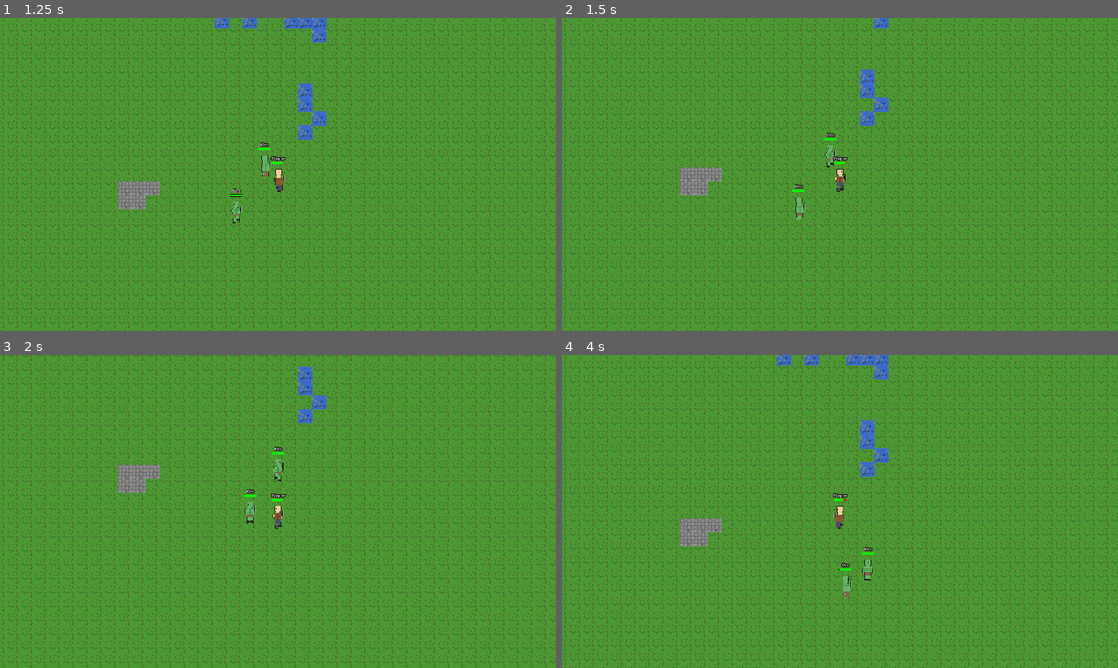
Above: before the commit, frames 1-4 (two rows, left to right).
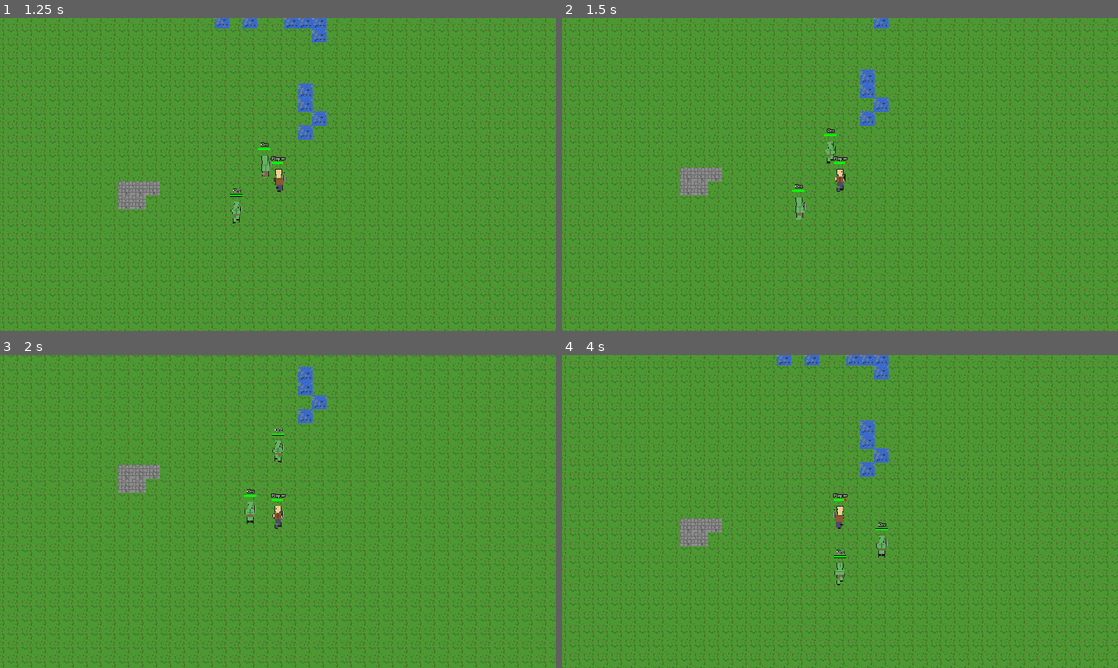
Above: after the commit, the same moments.

Repository: mattzanco/Trithia
Game: Godot game, scene res://scenes/main.tscn
The game is run twice, just before and just after one commit, with the same random seed, the same clock (stepped at 60 frames per second) and the same inputs.
Inputs (mouse positions are in pixels of both pictures, inside the frame that each line leads up to):
- Up to frame 1 (1.25 s): move the mouse to (400, 158) at 0.52 s; hold D (move_right) from 0.53 s (still down); hold Ctrl from 0.53 s (still down); click (400, 158) at 0.67 s
- Up to frame 2 (1.5 s): move the mouse to (728, 190) at 1.27 s; release D (move_right) at 1.28 s; release Ctrl at 1.28 s; hold S (move_down) from 1.28 s (still down); tap Ctrl at 1.35 s
- Up to frame 3 (2 s): keep holding S (move_down)
- Up to frame 4 (4 s): move the mouse to (895, 442) at 2.02 s; release S (move_down) at 2.03 s; hold D (move_right) 2.03-2.78 s; hold Ctrl 2.03-2.78 s; move the mouse to (812, 574) at 2.77 s; hold W (move_up) 2.78-3.53 s; tap Ctrl at 2.85 s; click (812, 574) at 2.92 s; move the mouse to (1006, 558) at 3.52 s; hold A (move_left) from 3.53 s (still down); hold Ctrl from 3.53 s (still down)

Frame 1 is identical in both runs. In frame 2, 0.1% of the frame differs, in the area x 47-50%, y 35-48%; in frame 3, 0.2%; in frame 4, 0.5%, in the area x 48-59%, y 46-78%.

Commit message:
Improve orc pathfinding with smooth transitions and stuck prevention
- Implement path recalculation only when player moves to new tile
- Add direction lock timer to prevent rapid facing changes (flashing)
- Implement stuck detection with cooldown system
- Add last_confirmed_position tracking to prevent teleporting
- Remove path preservation logic for most direct routing
- Add grid alignment enforcement on movement cancellation
- Bypass cooldown when player steps away from combat
- Prevent orcs from occupying same tile with race condition checks
- Remove movement cancellation to eliminate visible snapping

Diff:
--- a/scripts/orc.gd
+++ b/scripts/orc.gd
@@ -33,6 +33,9 @@
 var last_tile_position = Vector2.ZERO  # Track which tile orc is currently on
 var tile_stuck_timer = 0.0  # How long orc has been on current tile
 var max_tile_stuck_time = 0.5  # Max seconds to stay on same tile (roughly 2 movement intervals)
+var stuck_cooldown = 0.0  # Cooldown after detecting stuck state
+var direction_lock_timer = 0.0  # Prevent rapid direction changes
+var last_confirmed_position = Vector2.ZERO  # Last tile center we were confirmed at
 
 # Pathfinding stagger to prevent all orcs from pathfinding in same frame
 var pathfind_stagger = 0.0  # Offset to stagger pathfinding calls
@@ -87,6 +90,9 @@
 	)
 
 	target_position = position
+
+	# Initialize last confirmed position
+	last_confirmed_position = position
 
 	# Set random facing direction
 	var directions = [Vector2.DOWN, Vector2.UP, Vector2.LEFT, Vector2.RIGHT]
@@ -623,6 +629,32 @@
 	direction_change_timer += delta
 	# chase_path_timer is no longer used - we recalculate only when player moves tiles
 
+	# Update direction lock timer
+	if direction_lock_timer > 0.0:
+		direction_lock_timer -= delta
+
+	# Update stuck cooldown
+	if stuck_cooldown > 0.0:
+		stuck_cooldown -= delta
+
+	# Detect if orc is stuck on the same tile
+	var current_tile = (position / TILE_SIZE).floor()
+	if current_tile == last_tile_position:
+		tile_stuck_timer += delta
+	else:
+		tile_stuck_timer = 0.0
+		last_tile_position = current_tile
+
+	# If stuck for too long and not in cooldown, clear path and recalculate
+	if tile_stuck_timer > max_tile_stuck_time and stuck_cooldown <= 0.0:
+		if path_queue.size() > 0 or is_moving:
+			# We're stuck - clear everything and set cooldown
+			path_queue.clear()
+			is_moving = false
+			stuck_cooldown = 2.0  # 2 second cooldown before trying again
+			last_player_tile_position = null  # Force recalculation on next opportunity
+			tile_stuck_timer = 0.0
+
 	# Handle attack cooldown
 	if attack_timer > 0.0:
 		attack_timer -= delta
@@ -653,6 +685,15 @@
 			# RULE: Never move away from the player while adjacent
 			# Clear any path that might move us away
 			path_queue.clear()
+		else:
+			# Player is NOT adjacent anymore - if we were adjacent before, cancel any movement
+			# This prevents completing a movement in the wrong direction when player steps away
+			if is_moving and path_queue.size() == 0:
+				# We were attacking but player moved away and we're still moving somewhere
+				is_moving = false
+				# Snap back to last confirmed position
+				position = last_confirmed_position
+				target_position = position
 
 	# SMART PATHFINDING: Only recalculate when player moves to a NEW TILE
 	# This prevents unnecessary path recalculations while the player is stationary
@@ -668,9 +709,19 @@
 		# Also check if we're just starting to chase (player detected)
 		var player_just_appeared = player_just_detected
 		var time_since_move = Time.get_ticks_msec() / 1000.0 - last_move_time
-		var enough_time_since_move = time_since_move > 0.2
-
-		# Only recalculate if: player moved tiles OR player just appeared AND enough time has passed
+
+		# Check if player went from adjacent to non-adjacent (stepped away from combat)
+		var current_distance = position.distance_to(targeted_enemy.position)
+		var was_adjacent = (last_player_tile_position != null and
+							position.distance_to(Vector2(last_player_tile_position.x * TILE_SIZE + TILE_SIZE/2,
+														 last_player_tile_position.y * TILE_SIZE + TILE_SIZE/2)) < TILE_SIZE * 2.0)
+		var is_now_far = current_distance >= TILE_SIZE * 1.5
+		var player_stepped_away = was_adjacent and is_now_far
+
+		# Allow immediate recalc if player stepped away from combat, otherwise require cooldown
+		var enough_time_since_move = time_since_move > 0.2 or player_stepped_away
+
+		# Recalculate when player moves to any new tile (responsive following)
 		if (player_moved_tiles or player_just_appeared) and enough_time_since_move:
 			# Update the tracked player tile position
 			last_player_tile_position = current_player_tile
@@ -694,10 +745,9 @@
 				# Calculate new path to player's current position
 				var new_path = find_path(start_tile_center, target_tile_center)
 
-				# Replace path_queue with new path (even if empty - indicates no path available)
-				path_queue.clear()  # Clear any previous path
+				# Use the fresh path directly - no preservation of old waypoints
+				# This ensures orcs always take the most direct route
 				path_queue = new_path
-				# A* already filtered water during pathfinding
 
 				# Remove the starting position if it's in the path and we're already on it
 				if path_queue.size() > 0 and path_queue[0].distance_to(position) < TILE_SIZE * 0.1:
@@ -750,8 +800,21 @@
 				target_valid = false
 
 			if target_valid:
+				# FINAL CHECK: Re-verify occupancy right before snapping (race condition prevention)
+				if is_tile_occupied_by_enemy(target_position):
+					# Another orc moved here in the same frame - abort and recalculate
+					is_moving = false
+					# Snap back to last confirmed position
+					position = last_confirmed_position
+					target_position = position
+					path_queue.clear()
+					return
+
 				# Snap to target when close enough
 				position = target_position
+
+				# Update last confirmed position now that we've successfully moved
+				last_confirmed_position = position
 
 				# ABSOLUTE RULE: Verify current position is walkable after snap (both center and feet)
 				if world != null and world.has_method("is_walkable"):
@@ -916,11 +979,13 @@
 		var tile_offset = Vector2(dx, dy)
 
 		# Only update direction if it actually changed from the last step
-		if tile_offset != last_path_direction:
+		# AND if enough time has passed since last direction change (prevent flashing)
+		if tile_offset != last_path_direction and direction_lock_timer <= 0.0:
 			# Direction changed - calculate new facing
 			var new_direction = calculate_direction(int(dx), int(dy))
 			if new_direction != current_direction:
 				current_direction = new_direction
+				direction_lock_timer = 0.15  # Lock direction for 150ms to prevent flashing
 			last_path_direction = tile_offset
 
 		# ABSOLUTE RULE: Check if target tile is walkable BEFORE moving
@@ -964,7 +1029,10 @@
 			path_queue.clear()
 			recalc_count += 1
 			if recalc_count > max_recalcs:
-				# Too many recalculations, give up and wait for next frame
+				# Too many recalculations, stop and wait for next physics frame
+				# Set stuck detection to trigger soon
+				is_moving = false
+				tile_stuck_timer = max_tile_stuck_time * 0.8
 				return
 			var start_tile_center = (position / TILE_SIZE).round() * TILE_SIZE + Vector2(TILE_SIZE * 0.5, TILE_SIZE * 0.5)
 			var target_tile_center = (player.position / TILE_SIZE).round() * TILE_SIZE + Vector2(TILE_SIZE * 0.5, TILE_SIZE * 0.5)
@@ -979,7 +1047,10 @@
 			path_queue.clear()
 			recalc_count += 1
 			if recalc_count > max_recalcs:
-				# Too many recalculations, give up and wait for next frame
+				# Too many recalculations, stop and wait for next physics frame
+				# Set stuck detection to trigger soon
+				is_moving = false
+				tile_stuck_timer = max_tile_stuck_time * 0.8
 				return
 			var start_tile_center = (position / TILE_SIZE).round() * TILE_SIZE + Vector2(TILE_SIZE * 0.5, TILE_SIZE * 0.5)
 			var target_tile_center = (player.position / TILE_SIZE).round() * TILE_SIZE + Vector2(TILE_SIZE * 0.5, TILE_SIZE * 0.5)
@@ -1084,9 +1155,17 @@
 		return
 
 	var distance_to_target = position.distance_to(targeted_enemy.position)
-	# Only maintain surrounding if NOT already adjacent
+
+	# If already adjacent, check if we're sharing a tile with another orc
 	if distance_to_target < TILE_SIZE * 1.5:
-		return
+		# Check if current position is occupied by another orc
+		if is_tile_occupied_by_enemy(position):
+			# We're on the same tile as another orc - need to find a different adjacent spot
+			# Fall through to positioning logic below
+			pass
+		else:
+			# We're in a good position, stay here
+			return
 
 	# Try to move to an adjacent tile around the player
 	# This ensures proper surrounding behavior
@@ -1112,6 +1191,10 @@
 	for tile_coords in adjacent_tiles:
 		var tile_center = Vector2(tile_coords.x * TILE_SIZE + TILE_SIZE/2, tile_coords.y * TILE_SIZE + TILE_SIZE/2)
 
+		# Skip if this is our current position (avoid redundant check)
+		if tile_center.distance_to(position) < TILE_SIZE * 0.1:
+			continue
+
 		# Check if walkable (both center and feet)
 		if not world.is_walkable(tile_center):
 			continue
@@ -1125,7 +1208,7 @@
 		if not world.is_walkable(feet_tile_center):
 			continue
 
-		# Check if occupied
+		# Check if occupied by another orc or player
 		if is_tile_occupied_by_enemy(tile_center) or (player != null and tile_center.distance_to(player.position) < TILE_SIZE * 0.5):
 			continue
 
